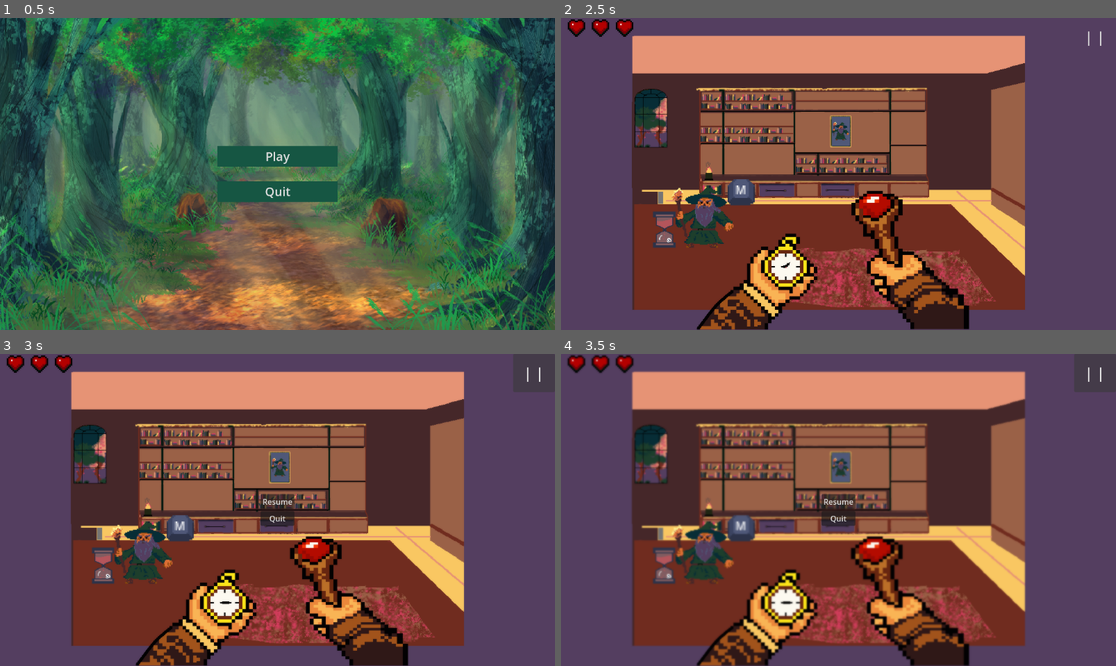
Above: before the commit, frames 1-4 (two rows, left to right).
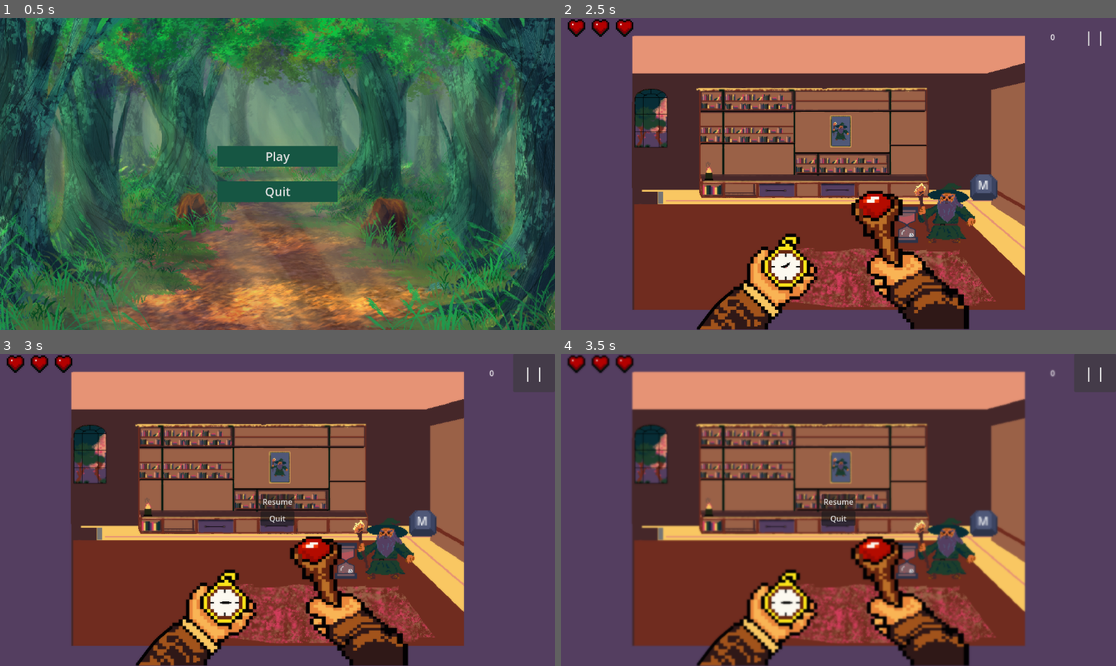
Above: after the commit, the same moments.

Repository: Tissmax/GMTK2026
Game: Godot game, scene res://scenes/game_controller.tscn
The game is run twice, just before and just after one commit, with the same random seed, the same clock (stepped at 60 frames per second) and the same inputs.
Inputs:
- Up to frame 1 (0.5 s): no input
- Up to frame 2 (2.5 s): click "Play" at 0.5 s; click "| |" at 1.25 s; click "Resume" at 2 s
- Up to frame 3 (3 s): click "| |" at 2.75 s
- Up to frame 4 (3.5 s): no input

Frame 1 is identical in both runs. In frame 2, 3.9% of the frame differs, in the area x 16-89%, y 5-74%; in frame 3, 3.9%; in frame 4, 4.0%, in the area x 16-90%, y 5-74%.

Commit message:
Boucle infini

Diff:
--- a/gmtk-2026/entities/ennemy.gd
+++ b/gmtk-2026/entities/ennemy.gd
@@ -46,7 +46,6 @@
 		damage_player()
 		animation_player.play("quit")
 		flop.play()
-
 	letter_btn.queue_free()
 	timer.queue_free()
 
--- a/gmtk-2026/entities/player.gd
+++ b/gmtk-2026/entities/player.gd
@@ -4,10 +4,11 @@
 @onready var animation_player_clock: AnimationPlayer = $Arms/Clock/AnimationPlayerClock
 @onready var hit_indicator: TextureRect = $HitIndicator
 @onready var camera_2d: Camera2D = $Camera2D
+@onready var score: Label = $Score
 
 
 var lifes: int = 3
-var score: int
+var current_score = 0
 
 func lose_hp(amount: int):
 	var tween = create_tween()
@@ -26,10 +27,13 @@
 	animation_player_clock.play("Tik")
 	animation_player_staff.play("IdleStaff")
 
+	score.text = str(current_score)
+
 
 func _on_enemy_killed(enemy: Ennemy):
 	if enemy.in_killzone and  enemy.killed_by_player:
-		score += 1
+		current_score += 1
+		score.text = str(current_score)
 
 func _on_kill_fail():
 	lose_hp(1)
--- a/gmtk-2026/entities/player.tscn
+++ b/gmtk-2026/entities/player.tscn
@@ -177,3 +177,9 @@
 position = Vector2(576, 324)
 script = ExtResource("6_qsoyl")
 strength = 25.0
+
+[node name="Score" type="Label" parent="." unique_id=1474750238]
+offset_left = 1015.6957
+offset_top = 28.0
+offset_right = 1127.0
+offset_bottom = 92.0
--- a/gmtk-2026/scenes/bouton_menu.gd
+++ b/gmtk-2026/scenes/bouton_menu.gd
@@ -2,7 +2,7 @@
 
 func _on_play_pressed() -> void:
 	Global.game_controller.change_gui_scene("res://scenes/InGameGui.tscn")
-	Global.game_controller.start("res://scenes/Forest1.tscn")
+	Global.game_controller.start("res://scenes/levels/Forest1.tscn")
 
 
 func _on_quit_pressed() -> void:
--- a/gmtk-2026/scenes/game_controller.tscn
+++ b/gmtk-2026/scenes/game_controller.tscn
@@ -8,6 +8,7 @@
 [node name="GameController" type="Node" unique_id=127150836 node_paths=PackedStringArray("level")]
 script = ExtResource("1_ts4rt")
 level = NodePath("Level")
+levels_path = Array[String](["res://scenes/levels/Forest1.tscn", "res://scenes/levels/Forest2.tscn"])
 
 [node name="Level" type="Node2D" parent="." unique_id=632615293]
 
--- a/gmtk-2026/scenes/Forest1.tscn
+++ b/gmtk-2026/scenes/levels/Forest1.tscn
@@ -1,22 +1,20 @@
 [gd_scene format=3 uid="uid://deg7513abvlwq"]
 
 [ext_resource type="Texture2D" uid="uid://bfyjfonufx0gl" path="res://assets/Landscape.png" id="1_ap57u"]
-[ext_resource type="Script" uid="uid://c0erdo710ugv2" path="res://scenes/spawner.gd" id="2_4blue"]
+[ext_resource type="Script" uid="uid://doewmg6dhr3b7" path="res://scenes/levels/level.gd" id="1_su50p"]
 [ext_resource type="Script" uid="uid://b37ljcw5fknp3" path="res://ressources/ennemy_data.gd" id="3_oer4y"]
 [ext_resource type="Resource" uid="uid://d3m00hhedds2k" path="res://ressources/basic.tres" id="4_ap57u"]
 
 [node name="Forest1" type="Node2D" unique_id=1801155256]
+script = ExtResource("1_su50p")
+number_of_ennemies = 4
+ennemy_types = Array[ExtResource("3_oer4y")]([ExtResource("4_ap57u")])
 
 [node name="Forest1" type="Sprite2D" parent="." unique_id=2039841791]
 z_index = -1
 position = Vector2(576.5, 335.5)
 scale = Vector2(1.0668403, 1.0354939)
 texture = ExtResource("1_ap57u")
-
-[node name="Spawner" type="Node" parent="." unique_id=904044112]
-script = ExtResource("2_4blue")
-types = Array[ExtResource("3_oer4y")]([ExtResource("4_ap57u")])
-next_scene = "res://scenes/Forest2.tscn"
 
 [node name="SpawnPoints" type="Node" parent="." unique_id=1055047701]
 unique_name_in_owner = true
--- a/gmtk-2026/scenes/Forest2.tscn
+++ b/gmtk-2026/scenes/levels/Forest2.tscn
@@ -1,21 +1,21 @@
 [gd_scene format=3 uid="uid://827dpneqv2qa"]
 
+[ext_resource type="Script" uid="uid://doewmg6dhr3b7" path="res://scenes/levels/level.gd" id="1_nf7lh"]
 [ext_resource type="Texture2D" uid="uid://bq67ph85owxg4" path="res://assets/forest1.jpg" id="1_utwfs"]
-[ext_resource type="Script" uid="uid://c0erdo710ugv2" path="res://scenes/spawner.gd" id="2_n3f0o"]
 [ext_resource type="Script" uid="uid://b37ljcw5fknp3" path="res://ressources/ennemy_data.gd" id="3_c2jss"]
+[ext_resource type="Resource" uid="uid://d3m00hhedds2k" path="res://ressources/basic.tres" id="3_nf7lh"]
 [ext_resource type="Resource" uid="uid://ctciglyjtwlap" path="res://ressources/fast.tres" id="4_3k7ul"]
 
 [node name="Forest2" type="Node2D" unique_id=64502899]
+script = ExtResource("1_nf7lh")
+number_of_ennemies = 8
+ennemy_types = Array[ExtResource("3_c2jss")]([ExtResource("3_nf7lh"), ExtResource("4_3k7ul")])
 
 [node name="Forest1" type="Sprite2D" parent="." unique_id=1581301083]
 z_index = -1
 position = Vector2(574.5, 319.5)
 scale = Vector2(0.84275365, 0.7963415)
 texture = ExtResource("1_utwfs")
-
-[node name="Spawner" type="Node" parent="." unique_id=174969888]
-script = ExtResource("2_n3f0o")
-types = Array[ExtResource("3_c2jss")]([ExtResource("4_3k7ul")])
 
 [node name="SpawnPoints" type="Node" parent="." unique_id=24756099]
 unique_name_in_owner = true
--- /dev/null
+++ b/gmtk-2026/scenes/levels/level.gd
@@ -0,0 +1,26 @@
+class_name Level
+extends Node2D
+
+@onready var spawns = %SpawnPoints
+@export var number_of_ennemies: int = 1
+@export var ennemy_types: Array[EnnemyData]
+
+var spawner = preload("res://scenes/levels/spawner.gd")
+
+var spawn_points: Array[Marker2D]
+var last_spawn: Marker2D
+
+# Called when the node enters the scene tree for the first time.
+func _ready() -> void:
+	spawn_points.assign(spawns.get_children())
+
+	spawner = spawner.new()
+	spawner.spawns_left = number_of_ennemies
+	spawner.types = ennemy_types
+	spawner.last_ennemy_killed.connect(_on_last_ennemy_killed)
+	add_child(spawner)
+
+	spawner.start()
+
+func _on_last_ennemy_killed():
+	Global.game_controller.change_2D_scene()
--- /dev/null
+++ b/gmtk-2026/scenes/levels/spawner.gd
@@ -0,0 +1,71 @@
+class_name Spawner
+extends Node
+
+
+const EnemyScene = preload("res://entities/ennemy.tscn")
+
+var types: Array[EnnemyData]
+var timer:Timer
+var spawns_left: int = 0
+var ennemies_alive: int = 0
+var spawned: int = 0
+var cannot_spawn: bool
+
+signal last_ennemy_killed
+
+func start():
+	timer = Timer.new()
+	timer.one_shot = true
+	add_child(timer)
+	timer.timeout.connect(_on_timer_timeout)
+	timer.start(1)
+	EnnemyManager.enemy_killed.connect(_on_enemy_killed)
+
+func _on_enemy_killed(_enemy: Ennemy):
+	ennemies_alive -= 1
+	if ennemies_alive == 0 and spawns_left == 0:
+		last_ennemy_killed.emit()
+
+func _on_timer_timeout():
+	if spawns_left <= 0:
+		return
+
+	spawn_ennemy(types.pick_random())
+	spawned += 1
+	ennemies_alive += 1
+	spawns_left -= 1
+
+	if spawns_left > 0:
+		timer.start(randf_range(1.5, 3.0))
+
+func spawn_ennemy(type: EnnemyData):
+	var ennemy: Ennemy = EnemyScene.instantiate()
+	ennemy.data = type
+
+	var point: Marker2D = await _get_available_spawn_point()
+
+	ennemy.position = point.position
+	ennemy.letters = LetterManager.pick_letters(ennemy.data.multiple_letters)
+	EnnemyManager.ennemies[ennemy.letters] = ennemy
+	add_child(ennemy)
+
+func _get_available_spawn_point():
+	var all_points = Global.game_controller.get_spawn_points()
+
+	while true:
+		var ennemies_pos: Array[Vector2] = []
+
+		for e in EnnemyManager.ennemies.values():
+			if is_instance_valid(e):
+				ennemies_pos.append(e.position)
+
+		var available_points: Array[Marker2D] = []
+
+		for p in all_points:
+			if p.position not in ennemies_pos:
+				available_points.append(p)
+
+		if available_points.size() > 0:
+			return available_points.pick_random()
+
+		await get_tree().create_timer(1.0).timeout
--- a/gmtk-2026/scenes/spawner.gd
+++ /dev/null
@@ -1,47 +0,0 @@
-extends Node
-
-@export var types: Array[EnnemyData]
-@export var next_scene: String
-@onready var spawn_points: Node = %SpawnPoints
-var timer:Timer
-var nb_spawns: int = 0
-var total_spawns: int = 0
-var ennemies_alive: int = 0
-var spawned: int = 0
-var killed: int = 0
-
-func _ready():
-	timer = Timer.new()
-	timer.one_shot = true
-	add_child(timer)
-	timer.timeout.connect(_on_timer_timeout)
-	timer.start(1)
-	get_spawn_points()
-	EnnemyManager.enemy_killed.connect(_on_enemy_killed)
-	total_spawns = nb_spawns
-
-func _on_enemy_killed(_enemy: Ennemy):
-	killed += 1
-	ennemies_alive -= 1
-	if ennemies_alive == 0:
-		Global.game_controller.change_2D_scene(next_scene)
-
-func _on_timer_timeout():
-	if nb_spawns <= 0:
-		return
-
-	EnnemyManager.spawn_ennemy(types.pick_random())
-	spawned += 1
-	ennemies_alive += 1
-	nb_spawns -= 1
-
-	if nb_spawns > 0:
-		timer.start(randf_range(1.5, 3.0))
-
-func get_spawn_points():
-	EnnemyManager.spawn_points.clear()
-	nb_spawns = 0
-	for point in spawn_points.get_children():
-		nb_spawns += 1
-		if point is Marker2D:
-			EnnemyManager.spawn_points.append(point)
--- a/gmtk-2026/systeme/EnnemyManager.gd
+++ b/gmtk-2026/systeme/EnnemyManager.gd
@@ -1,27 +1,14 @@
 extends Node
-const EnemyScene = preload("res://entities/ennemy.tscn")
-const STANDARD = preload("res://ressources/basic.tres")
-const RAPIDE = preload("res://ressources/fast.tres")
-
 
 var ennemies: Dictionary[Array,Ennemy]
 var timer: Timer
 var invul_timer: Timer
-var spawn_points: Array[Marker2D]
 var can_lose_health: bool = true
 
 signal player_anim_flop(miss: bool)
 signal player_anim_hit(miss: bool)
 signal enemy_killed(enemy: Ennemy)
 signal failed_to_kill()
-
-func spawn_ennemy(type: EnnemyData):
-	var ennemy: Ennemy = EnemyScene.instantiate()
-	ennemy.data = type
-	_pick_spawn_point(ennemy)
-	ennemy.letters = LetterManager.pick_letters(ennemy.data.multiple_letters)
-	ennemies[ennemy.letters] = ennemy
-	add_child(ennemy)
 
 func _input(event: InputEvent) -> void:
 
@@ -59,10 +46,6 @@
 	array.push_back(strings)
 	return array
 
-func _pick_spawn_point(ennemy: Ennemy):
-	var point = spawn_points.pick_random()
-	ennemy.position = point.position
-	spawn_points.erase(point)
 
 func trigger_invulnerability(time_in_seconds: float):
 	can_lose_health = false
--- a/gmtk-2026/systeme/scene_manager.gd
+++ b/gmtk-2026/systeme/scene_manager.gd
@@ -1,9 +1,13 @@
 extends Node
 
-var current_scene: Node2D
+var current_level: Level
 var current_menu: Control
 @export var level: Node2D
 @export var gui: Control
+@export var levels_path: Array[String]
+
+var last_scene: String
+
 
 func _ready() -> void:
 	Global.game_controller = self
@@ -13,13 +17,19 @@
 func start(scene_path: String):
 	var new = load(scene_path).instantiate()
 	level.add_child(new)
-	current_scene = new
+	current_level = new as Level
 
-func change_2D_scene(scene_path: String):
-	current_scene.queue_free()
+func change_2D_scene():
+	var scene_path = levels_path.pick_random()
+	while scene_path == last_scene:
+		scene_path = levels_path.pick_random()
+
+	current_level.queue_free()
 	var new = load(scene_path).instantiate()
 	level.add_child(new)
-	current_scene = new
+
+	current_level = new as Level
+	last_scene = scene_path
 
 func change_gui_scene(scene_path:String):
 	current_menu.queue_free()
@@ -30,3 +40,9 @@
 func quit():
 	#Logique pour quitter le jeux
 	pass
+
+func get_spawn_points() -> Array[Marker2D]:
+	return current_level.spawn_points
+
+func erase_point(point: Marker2D):
+	current_level.spawn_points.erase(point)
Not shown, added: gmtk-2026/scenes/levels/level.gd.uid
Renamed: gmtk-2026/scenes/spawner.gd.uid -> gmtk-2026/scenes/levels/spawner.gd.uid
